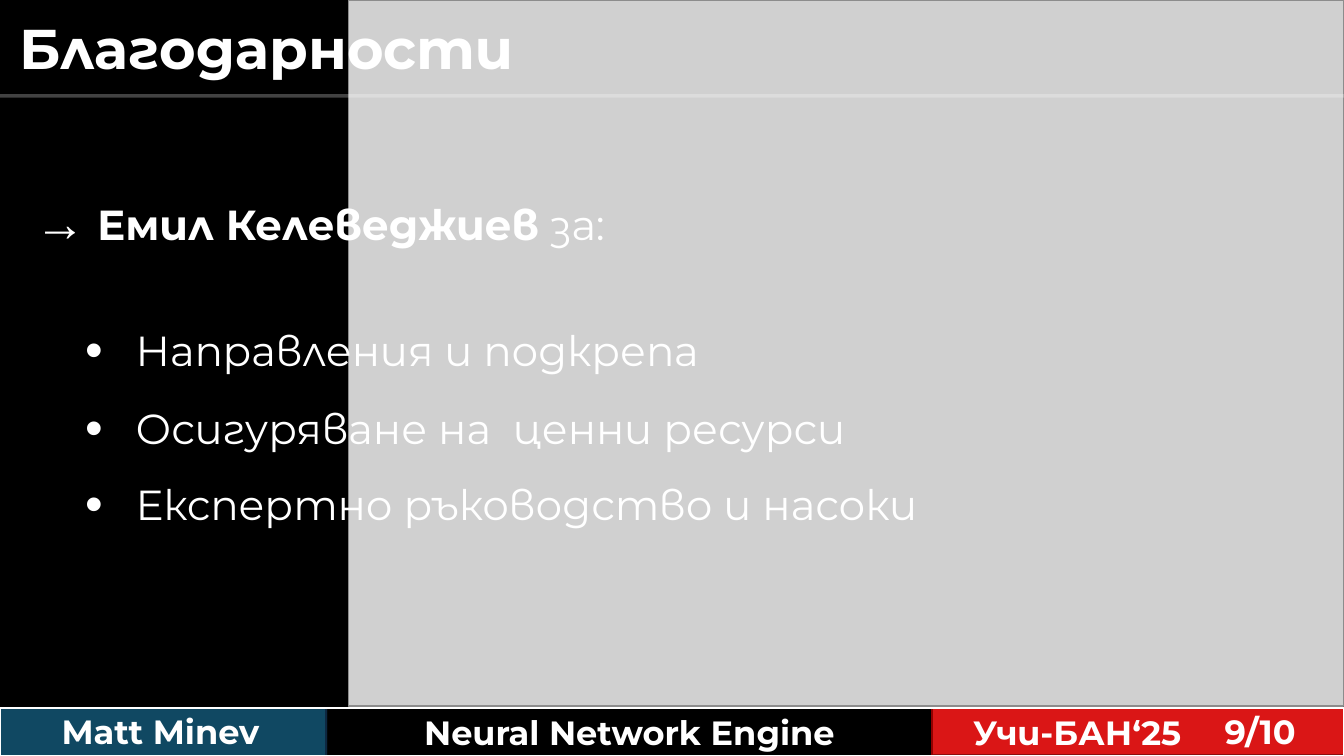
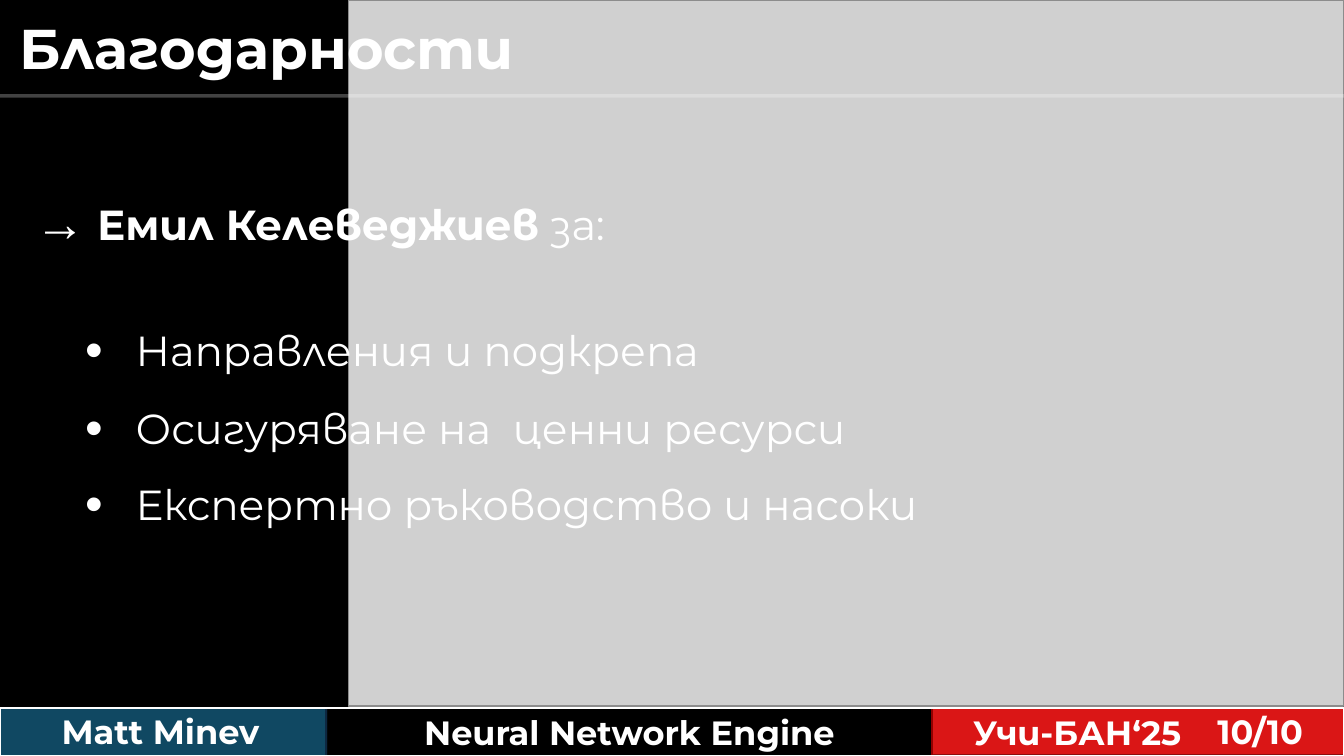
Before and after one commit to matt-minev/NeuralEngine, a slide deck: slide 11 of documentation/presentation/BG-Presentation.pptx (slide 10 before the commit). Drawn at 1344x756 pixels with LibreOffice and Linux fonts; fonts in the diff are those of the drawing; grey boxes stand for pictures. Boxes give left, top, right and bottom in pixels: in the first picture for what was removed or moved away, otherwise in the second. Text is boxed around its words. In the diff, an @@ line names an element or a change of style, - is before the commit and + after.

```diff
--- a/documentation/presentation/BG-Presentation.pptx
+++ b/documentation/presentation/BG-Presentation.pptx
@@ text at (1217,715,1302,748): text changed @@
-9/10
+10/10
```
Also in this commit, not shown: 2 other slides changed, 1 slide added.
